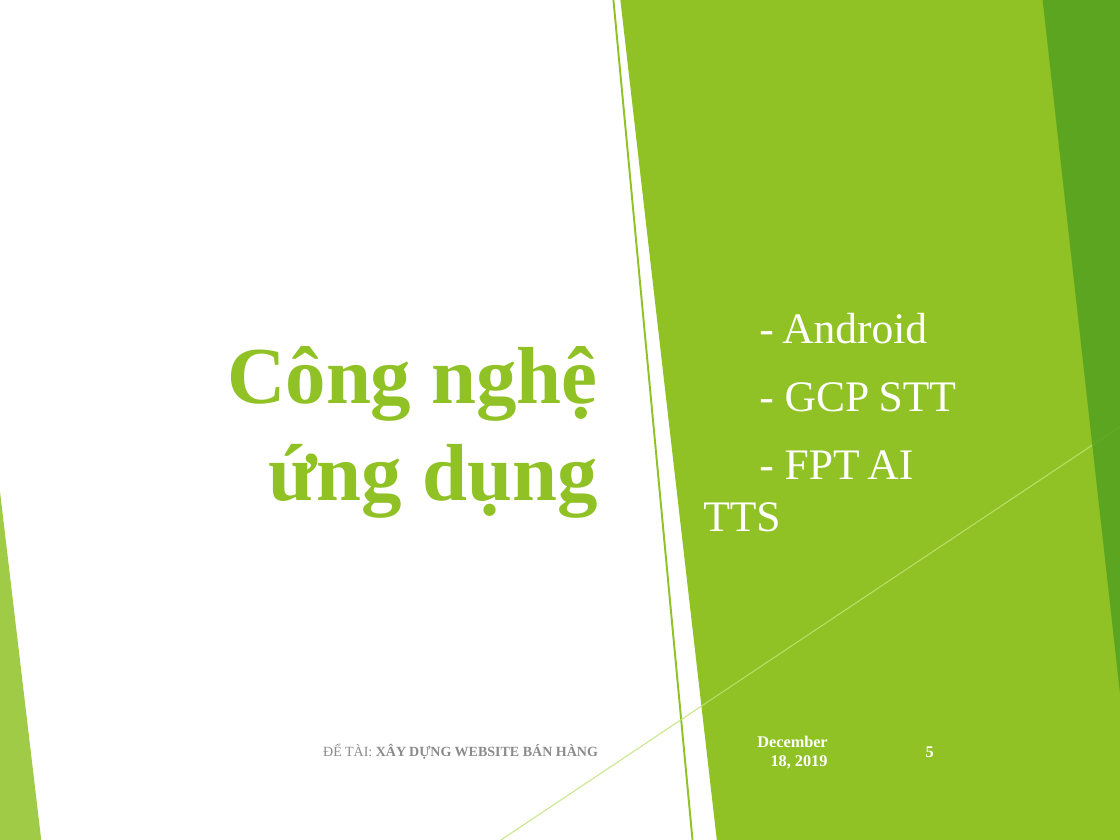
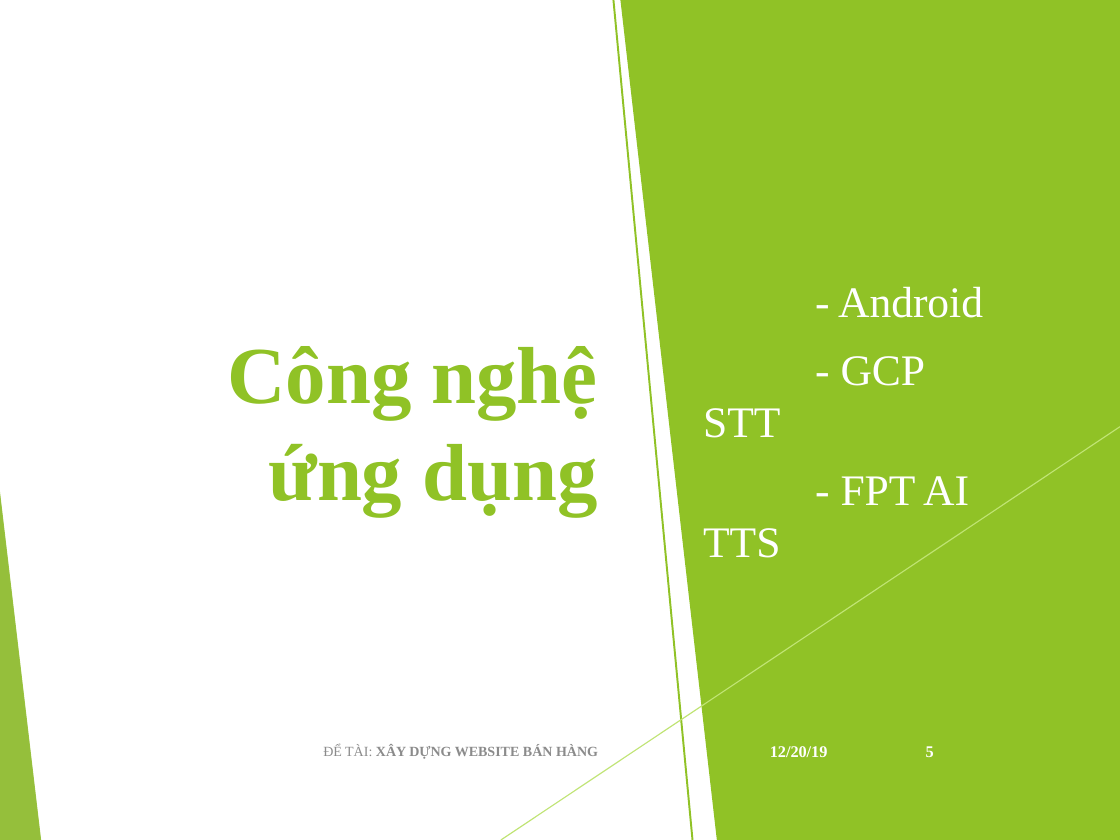
Before and after one commit to viet97/doandocs, a slide deck: slide 5 of DATN_Presentation.pptx. Drawn at 1120x840 pixels with LibreOffice and Linux fonts; fonts in the diff are those of the drawing. Boxes give left, top, right and bottom in pixels: in the first picture for what was removed or moved away, otherwise in the second. Text is boxed around its words. In the diff, an @@ line names an element or a change of style, - is before the commit and + after.

```diff
--- a/DATN_Presentation.pptx
+++ b/DATN_Presentation.pptx
@@ line (861, 0) - (973, 840): stroke #BFBFBF 0.75 pt to #BFBFBF 0.74 pt @@
@@ line (862, 0) - (1012, 840): stroke #BFBFBF 0.75 pt to #BFBFBF 0.74 pt @@
@@ shadow on in 14 elements at [844, 0, 1120, 840], [883, 0, 1120, 840], [813, 480, 1120, 840], [859, 0, 1120, 840], [1016, 0, 1120, 840], [989, 0, 1120, 840], [987, 599, 1120, 840], [843, 0, 1120, 840], [883, 0, 1120, 840], [821, 373, 1120, 840], [858, 0, 1120, 840], [1001, 0, 1120, 840], [953, 440, 1120, 840], [1005, 0, 1119, 840] @@
@@ triangle removed at [1043, 0, 1120, 694] @@
@@ line (1120, 427) - (501, 840): stroke #C0E474 0.75 pt to #C0E474 0.74 pt @@
@@ line (1120, 451) - (682, 840): stroke #D9D9D9 0.75 pt to #D9D9D9 0.74 pt @@
@@ line (628, 840) - (1120, 512): stroke #D9D9D9 0.75 pt to #D9D9D9 0.74 pt @@
@@ text "ĐỂ TÀI: XÂY DỰNG WEBSITE ..." at [323, 745, 598, 759]: text colour #8C8C8C to #8B8B8B @@
@@ text at [770, 746, 828, 757]: text changed @@
-December 18, 2019
+12/20/19
```
Also in this commit, not shown: 18 other slides changed, 3 slides added.
